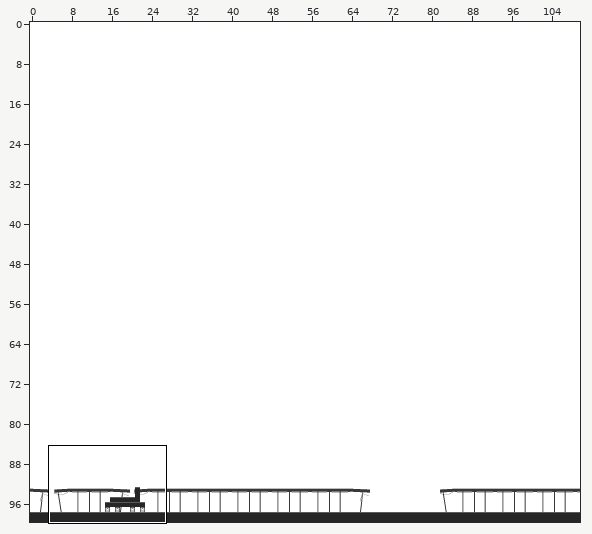
A Tiled map gets an edit: PigState0.0.3/map_4.tmx. Above: a wide view before the commit, with the close-up outlined.
Close-up. As it was:
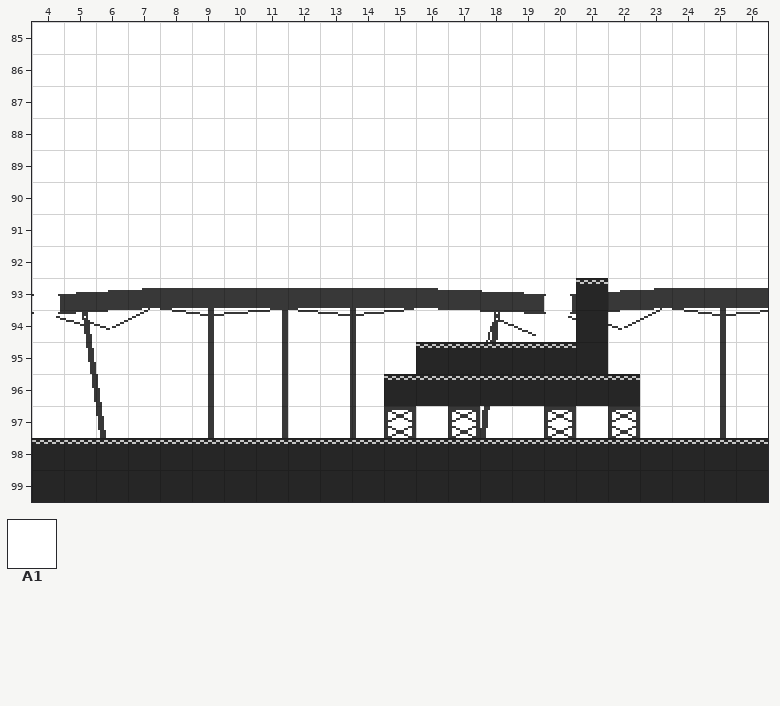
Cells are 16x16 px. Shown: x 4..26, y 85..99. The commit also changed other parts of the map, which this record leaves out. Tiles whose own drawing changed are shown in their newer look in all pictures.
Key: from "envi_asset": A1 18.
__ is an empty cell, ## one hidden under a higher layer.
Layers that did not change in this view are not listed.
Layer "background1" before, first column x 4:
 85 A1 A1 A1 A1 A1 A1 A1 A1 A1 A1 A1 A1 A1 A1 A1 A1 A1 A1 A1 A1 A1 A1 A1
 86 A1 A1 A1 A1 A1 A1 A1 A1 A1 A1 A1 A1 A1 A1 A1 A1 A1 A1 A1 A1 A1 A1 A1
 87 A1 A1 A1 A1 A1 A1 A1 A1 A1 A1 A1 A1 A1 A1 A1 A1 A1 A1 A1 A1 A1 A1 A1
 88 A1 A1 A1 A1 A1 A1 A1 A1 A1 A1 A1 A1 A1 A1 A1 A1 A1 A1 A1 A1 A1 A1 A1
 89 A1 A1 A1 A1 A1 A1 A1 A1 A1 A1 A1 A1 A1 A1 A1 A1 A1 A1 A1 A1 A1 A1 A1
 90 A1 A1 A1 A1 A1 A1 A1 A1 A1 A1 A1 A1 A1 A1 A1 A1 A1 A1 A1 A1 A1 A1 A1
 91 A1 A1 A1 A1 A1 A1 A1 A1 A1 A1 A1 A1 A1 A1 A1 A1 A1 A1 A1 A1 A1 A1 A1
 92 A1 A1 A1 A1 A1 A1 A1 A1 A1 A1 A1 A1 A1 A1 A1 A1 A1 A1 A1 A1 A1 A1 A1
 93 A1 A1 A1 A1 A1 A1 A1 A1 A1 A1 A1 A1 A1 A1 A1 A1 A1 ## A1 A1 A1 A1 A1
 94 A1 A1 A1 A1 A1 A1 A1 A1 A1 A1 A1 A1 A1 A1 A1 A1 A1 ## A1 A1 A1 A1 A1
 95 A1 A1 A1 A1 A1 A1 A1 A1 A1 A1 A1 A1 ## ## ## ## ## ## A1 A1 A1 A1 A1
 96 A1 A1 A1 A1 A1 A1 A1 A1 A1 A1 A1 ## ## ## ## ## ## ## ## A1 A1 A1 A1
 97 A1 A1 A1 A1 A1 A1 A1 A1 A1 A1 A1 A1 A1 A1 A1 A1 A1 A1 A1 A1 A1 A1 A1
 98 ## ## ## ## ## ## ## ## ## ## ## ## ## ## ## ## ## ## ## ## ## ## ##
 99 ## ## ## ## ## ## ## ## ## ## ## ## ## ## ## ## ## ## ## ## ## ## ##
The same view after the edit:
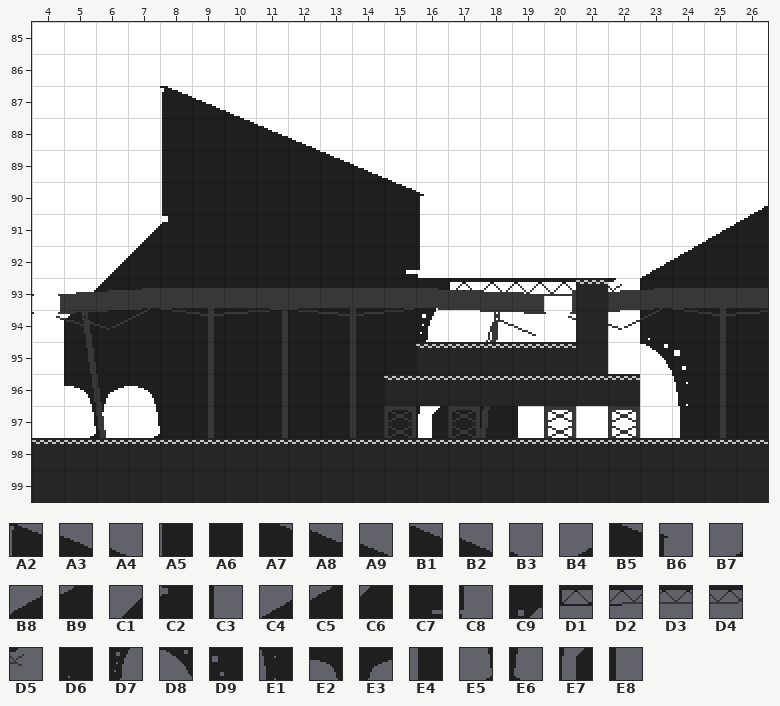
Further tiles: from "envi_asset": A2 954, A3 955, A4 956, A5 1032, A6 1033, A7 1034, A8 1035, A9 1036, B1 1115, B2 1116, B3 1117, B4 1174, B5 1195, B6 1196, B7 1250, B8 1251, B9 1252, C1 1265, C2 1266, C3 1274, C4 1327, C5 1328, C6 1343, C7 1351, C8 1352, C9 1430, D1 1431, D2 1432, D3 1433, D4 1434, D5 1436, D6 1483, D7 1508, D8 1561, D9 1562, E1 1640, E2 1653, E3 1654, E4 1718, E5 1731, E6 1732, E7 1742, E8 1745.
Tiles of an added or newly shown layer are drawn over the layers below it.
Change:
{"where": "layer \"last_background\" (added)"}
{"y":87,"x":8,"old":"__ __ __","new":"A1 A1 A1"}
{"y":88,"x":8,"old":"__","new":"A1"}
{"y":88,"x":10,"old":"__ __ __","new":"A1 A1 A1"}
{"y":89,"x":8,"old":"__","new":"A1"}
{"y":89,"x":13,"old":"__ __ __","new":"A1 A1 A1"}
{"y":90,"x":8,"old":"__","new":"A1"}
{"y":90,"x":15,"old":"__ __","new":"A1 A1"}
{"y":90,"x":26,"old":"__","new":"A1"}
{"y":91,"x":7,"old":"__ __","new":"A1 A1"}
{"y":91,"x":16,"old":"__","new":"A1"}
{"y":91,"x":24,"old":"__ __ __","new":"A1 A1 A1"}
{"y":92,"x":6,"old":"__ __","new":"A1 A1"}
{"y":92,"x":15,"old":"__ __","new":"A1 A1"}
{"y":92,"x":23,"old":"__ __","new":"A1 A1"}
{"y":93,"x":6,"old":"__","new":"A1"}
{"y":93,"x":16,"old":"__ __ __ __ __","new":"A1 A1 A1 A1 A1"}
{"y":93,"x":22,"old":"__","new":"A1"}
{"y":94,"x":5,"old":"__","new":"A1"}
{"y":94,"x":16,"old":"__","new":"A1"}
{"y":94,"x":23,"old":"__","new":"A1"}
{"y":95,"x":23,"old":"__ __","new":"A1 A1"}
{"y":96,"x":5,"old":"__ __ __","new":"A1 A1 A1"}
{"y":96,"x":24,"old":"__","new":"A1"}
{"y":97,"x":5,"old":"__ __ __","new":"A1 A1 A1"}
{"y":97,"x":16,"old":"__","new":"A1"}
{"y":97,"x":19,"old":"__","new":"A1"}
{"y":97,"x":24,"old":"__","new":"A1"}
{"where": "layer \"background1\""}
{"y":87,"x":8,"old":"A1 A1 A1","new":"A2 A3 A4"}
{"y":88,"x":8,"old":"A1 A1 A1 A1 A1","new":"A5 A6 A7 A8 A9"}
{"y":89,"x":8,"old":"A1 A1 A1 A1 A1 A1 A1 A1","new":"A5 A6 A6 A6 A6 B1 B2 B3"}
{"y":90,"x":8,"old":"A1 A1 A1 A1 A1 A1 A1 A1 A1","new":"A5 A6 A6 A6 A6 A6 A6 B5 B6"}
{"y":90,"x":26,"old":"A1","new":"B4"}
{"y":91,"x":7,"old":"A1 A1 A1 A1 A1 A1 A1 A1 A1 A1","new":"C1 C2 A6 A6 A6 A6 A6 A6 A6 C3"}
{"y":91,"x":24,"old":"A1 A1 A1","new":"B7 B8 B9"}
{"y":92,"x":6,"old":"A1 A1 A1 A1 A1 A1 A1 A1 A1 A1 A1","new":"C1 C6 A6 A6 A6 A6 A6 A6 A6 C7 C8"}
{"y":92,"x":23,"old":"A1 A1 A1 A1","new":"C4 C5 A6 A6"}
{"y":93,"x":6,"old":"A1 A1 A1 A1 A1 A1 A1 A1 A1 A1 A1 A1 A1 A1 A1","new":"C6 A6 A6 A6 A6 A6 A6 A6 A6 A6 C9 D1 D2 D3 D4"}
{"y":93,"x":22,"old":"A1 A1 A1 A1 A1","new":"D5 A6 A6 A6 A6"}
{"y":94,"x":5,"old":"A1 A1 A1 A1 A1 A1 A1 A1 A1 A1 A1 A1","new":"C6 A6 A6 A6 A6 A6 A6 A6 A6 A6 A6 D7"}
{"y":94,"x":23,"old":"A1 A1 A1 A1","new":"D6 A6 A6 A6"}
{"y":95,"x":5,"old":"A1 A1 A1 A1 A1 A1 A1 A1 A1 A1 A1","new":"A6 A6 A6 A6 A6 A6 A6 A6 A6 A6 A6"}
{"y":95,"x":23,"old":"A1 A1 A1 A1","new":"D8 D9 A6 A6"}
{"y":96,"x":5,"old":"A1 A1 A1 A1 A1 A1 A1 A1 A1 A1","new":"E2 E3 E2 A6 A6 A6 A6 A6 A6 A6"}
{"y":96,"x":24,"old":"A1 A1 A1","new":"E1 A6 A6"}
{"y":97,"x":5,"old":"A1 A1 A1 A1 A1 A1 A1 A1 A1 A1 A1 A1 A1 A1 A1","new":"E5 E6 E5 A6 A6 A6 A6 A6 A6 A6 A6 E7 A6 A6 E8"}
{"y":97,"x":24,"old":"A1 A1 A1","new":"E4 A6 A6"}
{"label":"changed","picture_box":[64,86,576,438]}
{"label":"changed","picture_box":[608,206,768,438]}
